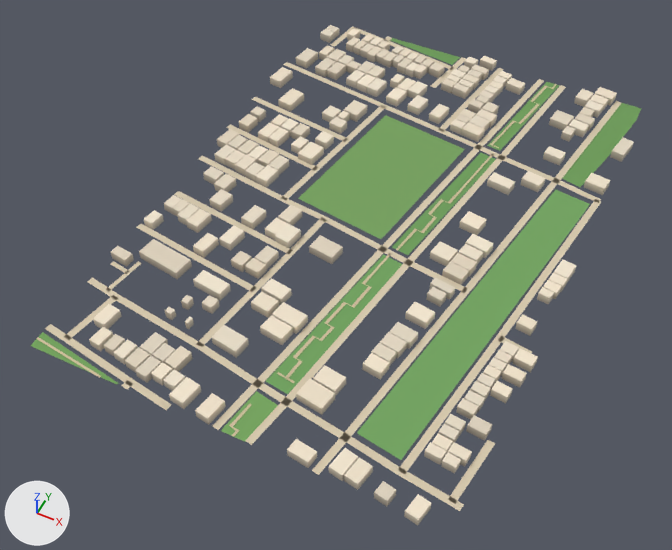
An edit to the glTF model public/assets/bengaluru-region-v1/tiles/t-20_12-l0.glb, drawn before and after from the same camera.
One viewpoint serves both versions: a 50 mm camera at (-9441.0, 5713.0, 573.0) aimed at (-9683.0, 6198.0, -33.0). The lights are fixed; the arrows at lower left show +X, +Y and +Z. The picture after the commit comes second. Vertices at exactly the same position are counted once.

The first picture shows 'building', 'ground'.
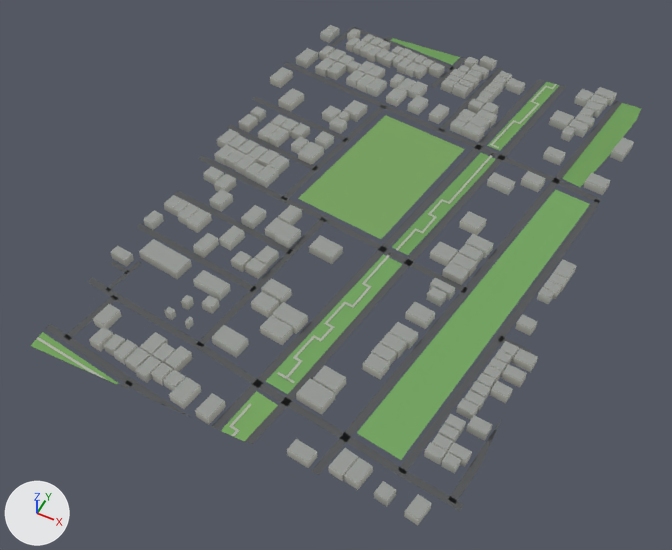
What the commit changed:
me_building is used by ob_building; location (-10000.0, 6000.0, 0.0).
me_building had 1546 vertices, 1938 faces and spanned x 154.0..507.0, y -4.0..506.0, z 0.0..8.0.
me_building now has 1546 vertices, 2326 faces and spans x 154.0..507.0, y -4.0..506.0, z 0.0..8.0.
me_building part 1: 1938 kept faces spanning x 154.0..507.0, y -4.0..506.0, z 0.0..8.0 get new vertex colours.
Edits to the shape of me_building do not show in these pictures.
me_ground is used by ob_ground; location (-10000.0, 6000.0, 0.0).
Verts and faces of me_ground; kept vertices keep their numbers, new ones are numbered from 637.
Before the commit, vertices of me_ground: 145 (373.0, 271.0, 1.0) at pixel (430, 214), 146 (370.0, 270.0, 1.0) at pixel (427, 213), 147 (379.0, 270.0, 1.0) at pixel (436, 217), 148 (376.0, 269.0, 1.0) at pixel (433, 216), 151 (370.0, 248.0, 1.0) at pixel (416, 230).
Before the commit, vertices of me_ground: 152 (367.0, 249.0, 1.0) at pixel (414, 228).
me_ground had 637 vertices, 608 faces and spanned x 152.0..503.0, y -3.0..500.0, z 1.0.
me_ground now has 656 vertices, 627 faces and spans x 153.0..500.0, y 0.0..500.0, z 1.0.
Part 2, on me_ground:
33 vertices are removed from x 152.0..502.0, y -2.0..469.0, z 1.0.
54 faces are deleted.
6 vertices in x 339.0..402.0, y 80.0..462.0, z 1.0 move by (0.0, -1.0, 0.0).
5 vertices in x 347.0..409.0, y 80.0..462.0, z 1.0 move by (0.0, 1.0, 0.0).
33 vertices move from x 187.0..503.0, y -3.0..492.0, z 1.0 to x 183.0..500.0, y 0.0..493.0, z 1.0.
46 vertices are added at x 153.0..500.0, y 0.0..499.0, z 1.0.
6 new vertices lie (6.0, -1.0, 0.0) away from vertices in x 273.0..469.0, y 1.0..499.0, z 1.0.
73 new faces join them.
Part 3, on me_ground:
Vertices 145, 146, 147 move by (0.0, 0.0, 0.0).
Vertex 148 moves to (377.0, 269.0, 1.0), pixel (433, 217).
Vertex 152 moves to (368.0, 249.0, 1.0), pixel (415, 228).
Vertex 151 moves to (369.0, 247.0, 1.0), pixel (416, 230).
me_ground part 4: 326 kept faces spanning x 153.0..500.0, y 0.0..500.0, z 1.0 get new vertex colours; the middle colour goes from beige #d7c9ae to dark grey #535556.

Location of each change, (x1, y1, x2, y2) in pixels of the pictures (672 x 550 px; the box of a moved part takes in the faces that stretch with it):
part 1 of me_building, recoloured (darker)
    both: (89, 25, 634, 523)
part 2 of me_ground, moved or reshaped
    before: (36, 62, 621, 503)
    after: (36, 62, 622, 503)
part 3 of me_ground, moved or reshaped
    before: (396, 200, 443, 251)
    after: (396, 199, 442, 251)
part 4 of me_ground, recoloured
    both: (64, 26, 601, 511)
